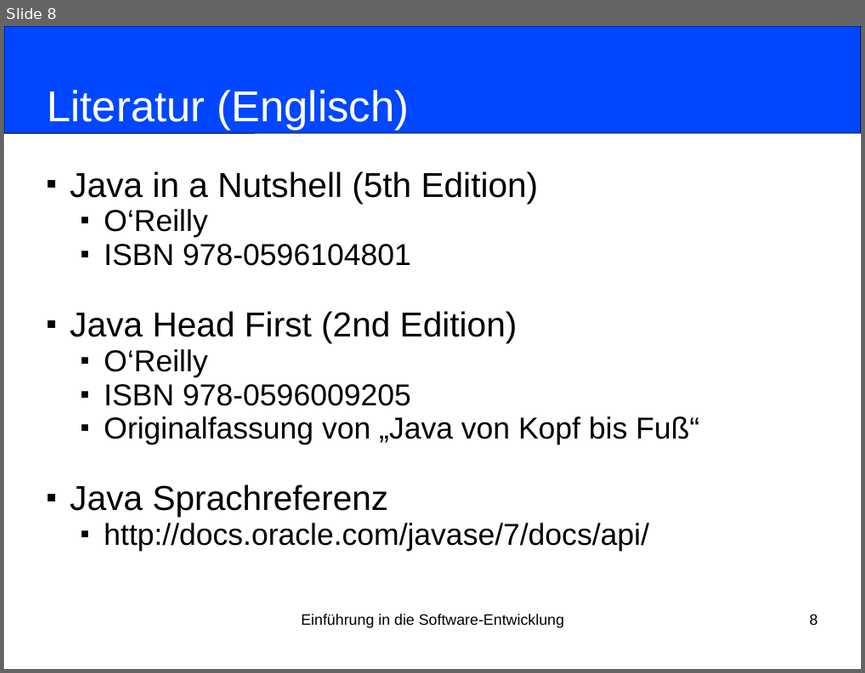
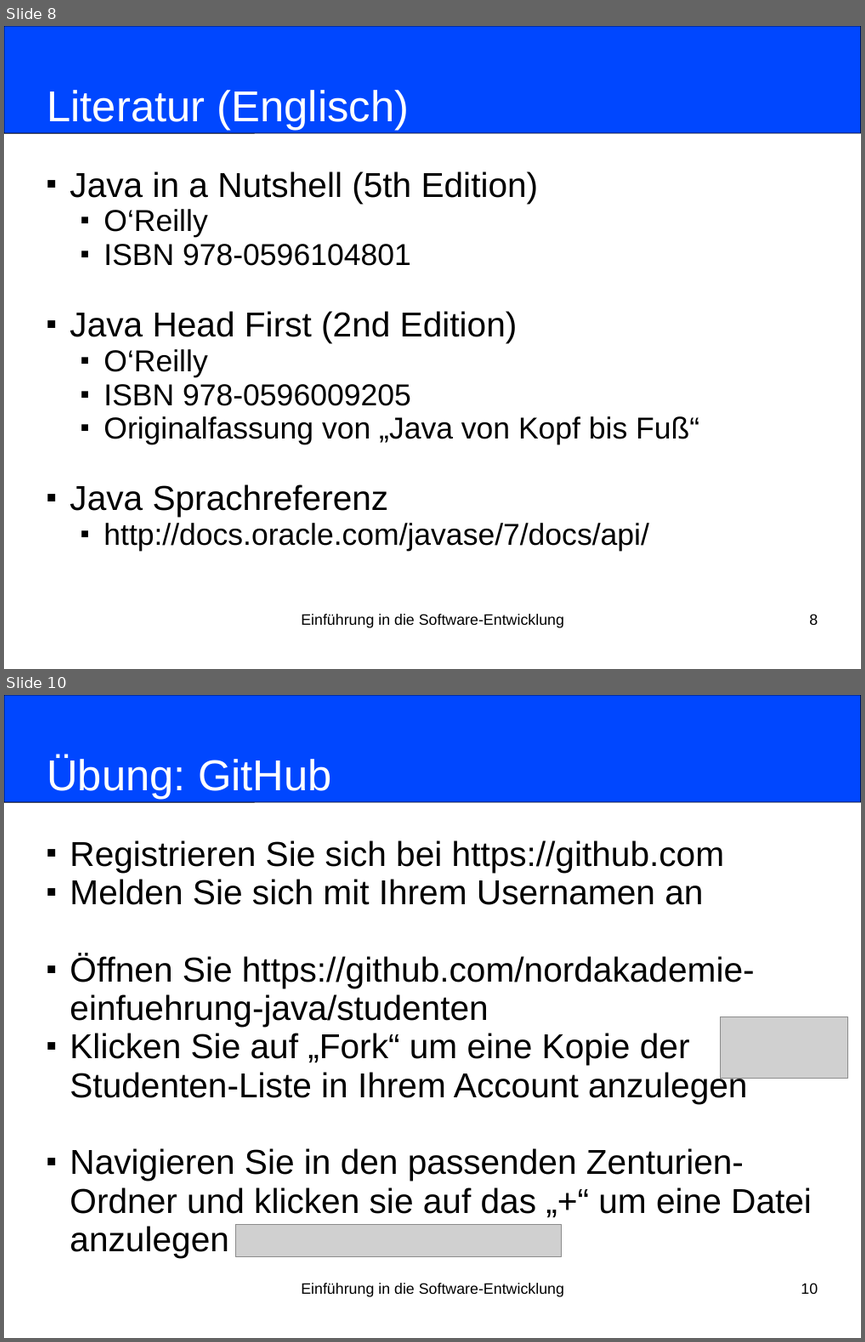
Before and after one commit to nordakademie-einfuehrung-java/vorlesungsskript, a slide deck: folien/Semester_03_Termin_01_Intro.ppt. Shown one above the other, each under a label of ours: slide 8 before the commit, slides 8 and 10 after it; the slides between them are not shown. The pictures are 865x673 and 865x1342 pixels, drawn with LibreOffice and Linux fonts; fonts in the diff are those of the drawing; grey boxes stand for pictures. Boxes give left, top, right and bottom in pixels: in the first picture for what was removed or moved away, otherwise in the second. Text is boxed around its words. In the diff, an @@ line names an element or a change of style, - is before the commit and + after.

Commit message:
github introduction added

```diff
--- a/folien/Semester_03_Termin_01_Intro.ppt
+++ b/folien/Semester_03_Termin_01_Intro.ppt
@@ slide 10 added at bbox=[4, 695, 861, 1338], background #FFFFFF @@
@@ rounded rectangle added at bbox=[4, 695, 861, 802], fill #0047FF, outline #000000 0.74 pt @@
@@ title added at bbox=[46, 755, 332, 799], 40 pt, text #FFFFFF @@
+Übung: GitHub
@@ subtitle added at bbox=[69, 840, 812, 1258], 32 pt, text #000000 @@
+■ Registrieren Sie sich bei https://github.com
+■ Melden Sie sich mit Ihrem Usernamen an
+■ Öffnen Sie https://github.com/nordakademie-einfuehrung-java/studenten
+■ Klicken Sie auf „Fork“ um eine Kopie der Studenten-Liste in Ihrem Account anzulegen
+■ Navigieren Sie in den passenden Zenturien-Ordner und klicken sie auf das „+“ um eine Datei anzulegen
@@ picture added at bbox=[720, 1017, 847, 1077] @@
@@ picture added at bbox=[236, 1225, 562, 1257] @@
@@ text added at bbox=[301, 1282, 564, 1297], 14 pt, text #000000 @@
+Einführung in die Software-Entwicklung
@@ page number added at bbox=[800, 1282, 817, 1293], 14 pt, text #000000 @@
+10
```
Also in this commit, not shown: 3 slides changed, 2 other slides added, 1 other file.
